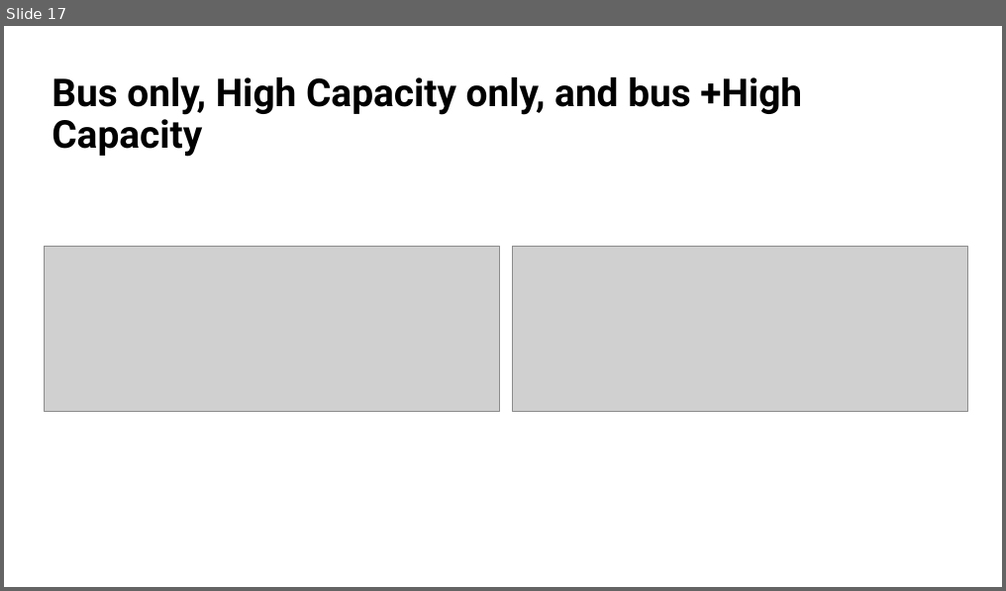
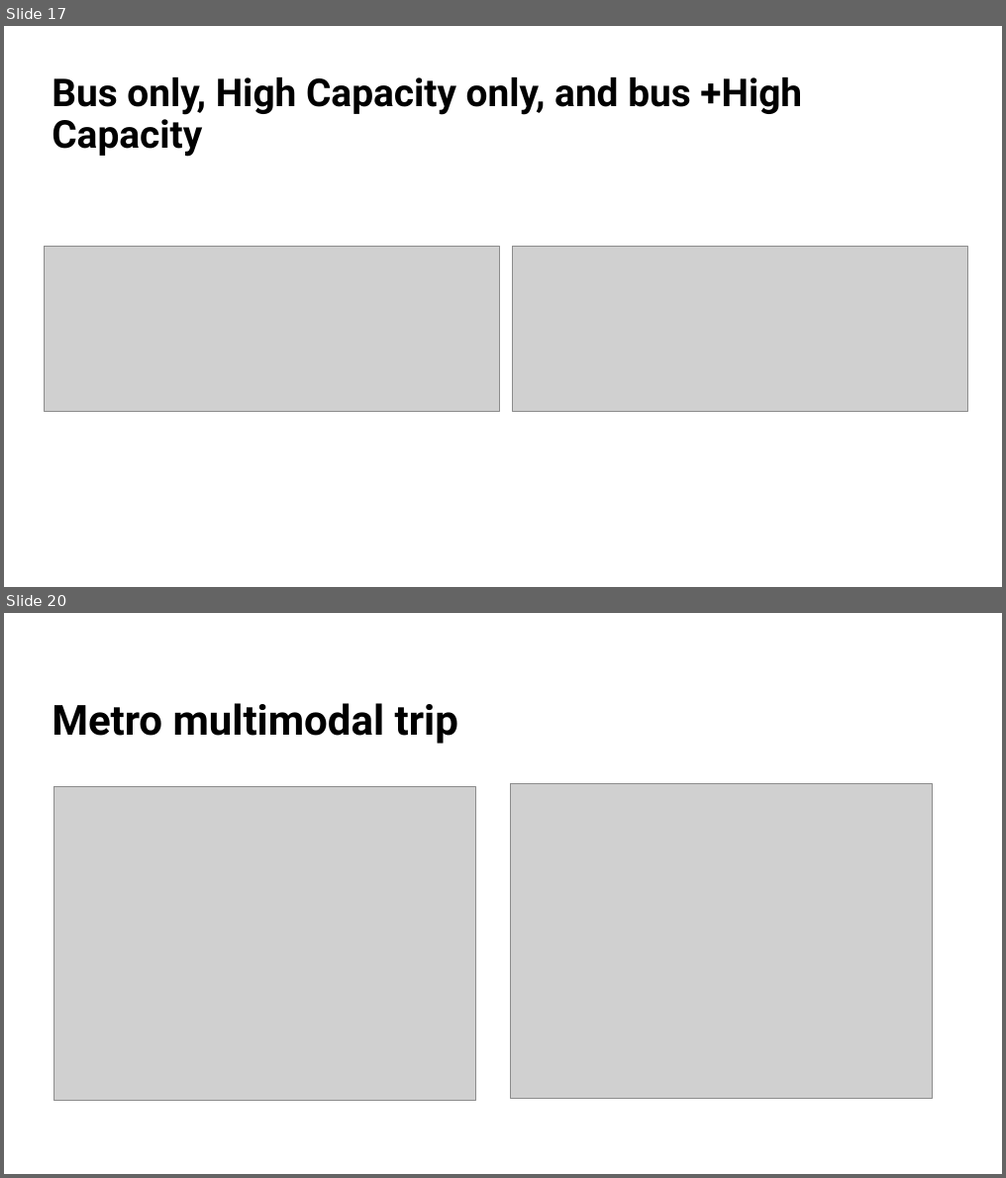
Before and after one commit to MUSA-Zhanchao/Mexico-City-survey-comp, a slide deck: doc/mexico city trip compa.pptx. Shown one above the other, each under a label of ours: slide 17 before the commit, slides 17 and 20 after it; the slides between them are not shown. The pictures are 1006x591 and 1006x1178 pixels, drawn with LibreOffice and Linux fonts; fonts in the diff are those of the drawing; grey boxes stand for pictures. Boxes give left, top, right and bottom in pixels: in the first picture for what was removed or moved away, otherwise in the second. Text is boxed around its words. In the diff, an @@ line names an element or a change of style, - is before the commit and + after.

```diff
--- a/doc/mexico city trip compa.pptx
+++ b/doc/mexico city trip compa.pptx
@@ slide 20 added at (4,613,1002,1174), background #FFFFFF @@
@@ title added at (52,703,458,744), 40 pt, text #000000, bold @@
+Metro multimodal trip
@@ picture added at (54,786,475,1101) @@
@@ picture added at (510,783,933,1098) @@
```
Also in this commit, not shown: 5 other slides added, 15 other files.
